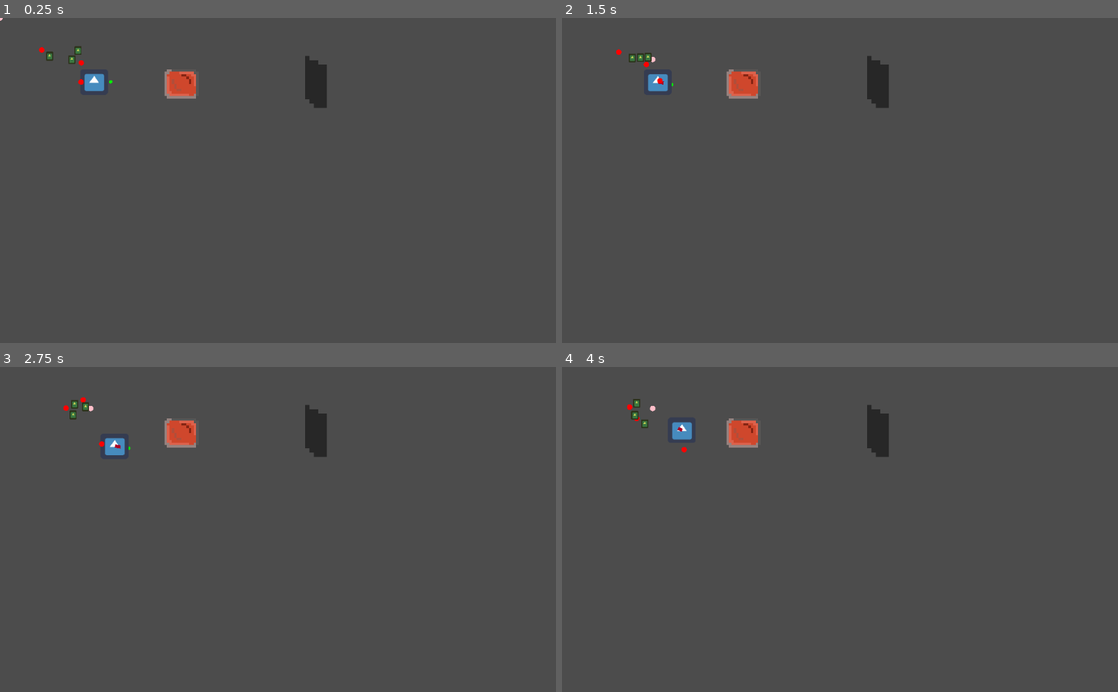
Above: before the commit, frames 1-4 (two rows, left to right).
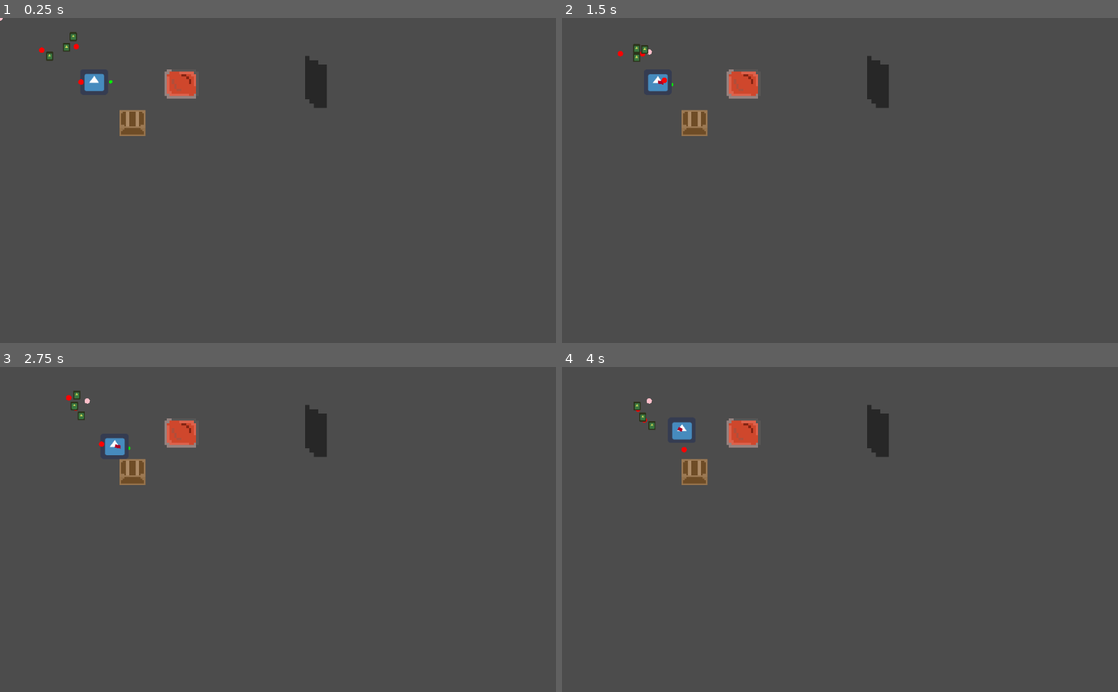
Above: after the commit, the same moments.

Repository: Cartogy/GWJ24
Game: Godot game, scene res://Levels/level_mock.tscn
The game is run twice, just before and just after one commit, with the same random seed, the same clock (stepped at 60 frames per second) and the same inputs. The project has no main scene, so this scene is started directly. The engine's default icon, where the game draws it, is replaced by a stand-in: a white triangle on a blue panel in a dark square.
Inputs (mouse positions are in pixels of both pictures, inside the frame that each line leads up to):
- Up to frame 1 (0.25 s): no input
- Up to frame 2 (1.5 s): move the mouse to (962, 164) at 0.52 s; hold Right (ui_right) 0.53-1.28 s; hold T (chick_cmd) 0.53-1.28 s; move the mouse to (728, 196) at 1.27 s; hold Down (ui_down) from 1.28 s (still down); tap G (duck_cmd) at 1.35 s
- Up to frame 3 (2.75 s): move the mouse to (333, 458) at 2.02 s; release Down (ui_down) at 2.03 s; hold Right (ui_right) from 2.03 s (still down); hold M (follow_cmd) from 2.03 s (still down)
- Up to frame 4 (4 s): move the mouse to (812, 594) at 2.77 s; release Right (ui_right) at 2.78 s; release M (follow_cmd) at 2.78 s; hold Up (ui_up) 2.78-3.53 s; click (812, 594) at 2.85 s; move the mouse to (1006, 578) at 3.52 s; hold Left (ui_left) from 3.53 s (still down); hold H (stay_cmd) from 3.53 s (still down)

The runs differ from the first frame. In frame 1, 0.5% of the frame differs, in the area x 7-27%, y 4-37%; in frame 2, 0.6%, in the area x 9-27%, y 7-37%; in frame 3, 0.6%; in frame 4, 0.6%.

Commit message:
Added boxes. Only works for ducks + needs improvement

Diff:
--- a/Levels/level_mock.tscn
+++ b/Levels/level_mock.tscn
@@ -1,8 +1,9 @@
-[gd_scene load_steps=4 format=2]
+[gd_scene load_steps=5 format=2]
 
 [ext_resource path="res://Scenes/DuckChickControl.tscn" type="PackedScene" id=1]
 [ext_resource path="res://Scenes/Switch/Switch.tscn" type="PackedScene" id=2]
 [ext_resource path="res://Scenes/Effects/Door/DoorEffect.tscn" type="PackedScene" id=3]
+[ext_resource path="res://Scenes/Box/Box.tscn" type="PackedScene" id=4]
 
 [node name="Node2D" type="Node2D"]
 
@@ -15,12 +16,22 @@
 [node name="Data" parent="DuckChickControl/PlayerController" index="0"]
 duck_attached_speed = 50.0
 
+[node name="Chick2" parent="DuckChickControl/FlockManager" index="1"]
+position = Vector2( 130.005, 53.7254 )
+
+[node name="Chick3" parent="DuckChickControl/FlockManager" index="2"]
+position = Vector2( 131.787, 27.8893 )
+
 [node name="DoorEffect" parent="." instance=ExtResource( 3 )]
 position = Vector2( 577.814, 102.387 )
 scale = Vector2( 8, 8 )
 effect_type = 1
 switch_path = NodePath("../Switch")
 
+[node name="Box" parent="." instance=ExtResource( 4 )]
+position = Vector2( 244.463, 194.494 )
+scale = Vector2( 3, 3 )
+
 [editable path="DuckChickControl"]
 
 [editable path="DuckChickControl/PlayerController"]
--- /dev/null
+++ b/Scenes/Box/Box.tscn
@@ -0,0 +1,27 @@
+[gd_scene load_steps=5 format=2]
+
+[ext_resource path="res://Scenes/Box/box.gd" type="Script" id=1]
+[ext_resource path="res://Textures/Box/Box.png" type="Texture" id=2]
+
+[sub_resource type="RectangleShape2D" id=1]
+extents = Vector2( 7.93501, 7.86597 )
+
+[sub_resource type="RectangleShape2D" id=2]
+extents = Vector2( 8.08383, 8.01479 )
+
+[node name="Box" type="KinematicBody2D"]
+script = ExtResource( 1 )
+
+[node name="Sprite" type="Sprite" parent="."]
+texture = ExtResource( 2 )
+
+[node name="CollisionShape2D" type="CollisionShape2D" parent="."]
+shape = SubResource( 1 )
+
+[node name="Area2D" type="Area2D" parent="."]
+
+[node name="CollisionShape2D" type="CollisionShape2D" parent="Area2D"]
+modulate = Color( 0, 0, 0, 1 )
+shape = SubResource( 2 )
+[connection signal="body_entered" from="Area2D" to="." method="_on_Area2D_body_entered"]
+[connection signal="body_exited" from="Area2D" to="." method="_on_Area2D_body_exited"]
--- /dev/null
+++ b/Scenes/Box/box.gd
@@ -0,0 +1,76 @@
+extends KinematicBody2D
+
+class_name Box
+
+var pushers = []
+var avg_force_pos = Vector2.ZERO
+
+func _physics_process(delta):
+	if pushers.empty() == false:
+		avg_force_pos = avg_global_pos(pushers)
+		var vector_sum_direction = get_vector_sum(pushers)
+		print(vector_sum_direction)
+		#print(avg_push_pos)
+		apply_force(vector_sum_direction, avg_force_pos)
+
+func push(velocity: Vector2) -> void:
+	move_and_slide(velocity, Vector2.ZERO)
+
+func _on_Area2D_body_entered(body):
+
+	if body as VectorMovement:
+		print(body.name)
+		pushers.append(body)
+	if body as Chick:
+		print(body.name)
+
+func apply_force(motion, force_pos):
+	if is_opposite_direction(motion, force_pos) && hor_vert_vector(motion):
+		print("Apply Force")
+		push(motion.normalized() * 200)
+
+func get_vector_sum(forces) -> Vector2:
+	var sum_vs = Vector2.ZERO
+	var total = 0
+	for f in forces:
+		sum_vs = f.get_desired_direction_v()
+		total = 1
+
+	return (sum_vs / total).normalized()
+
+func avg_global_pos(force_makers) -> Vector2:
+	var sum_ps = Vector2.ZERO
+	var total = 0
+	for f in force_makers:
+		sum_ps += f.get_global_position()
+		total += 1
+	return sum_ps / total
+
+func hor_vert_vector(motion: Vector2) -> bool:
+	if motion != null:
+		if abs(motion.x) + abs(motion.y) > 1:
+			return false
+		else:
+			return true
+	else:
+		return false
+
+func is_opposite_direction(motion: Vector2, pusher_pos: Vector2) -> bool:
+	var against_v = get_global_position() - pusher_pos	# Vector from pusher_pos to the centre of the box
+	var dot_val = against_v.dot(motion)		# determines if the directed force vector is towards the cetner of the box
+
+	if dot_val <= 0:
+		return false
+	return true
+
+
+
+func _on_Area2D_body_exited(body):
+	if body as VectorMovement:
+		pushers.erase(body)
+
+func _process(delta):
+	update()
+
+func _draw():
+	draw_circle(avg_force_pos - get_global_position(), 2, Color.pink)
--- a/Scenes/Chick/Chick.tscn
+++ b/Scenes/Chick/Chick.tscn
@@ -9,9 +9,6 @@
 
 [sub_resource type="RectangleShape2D" id=1]
 extents = Vector2( 6.96775, 8.3037 )
-
-[sub_resource type="RectangleShape2D" id=2]
-extents = Vector2( 7.625, 8.5 )
 
 [node name="Chick" type="KinematicBody2D" groups=[
 "Chick",
@@ -42,10 +39,3 @@
 [node name="Flock" type="Node" parent="StateMachine"]
 script = ExtResource( 6 )
 NAME = "Flock"
-
-[node name="Area2D" type="Area2D" parent="."]
-
-[node name="CollisionShape2D" type="CollisionShape2D" parent="Area2D"]
-modulate = Color( 0, 0, 0, 1 )
-shape = SubResource( 2 )
-[connection signal="body_entered" from="Area2D" to="." method="_on_Area2D_body_entered"]
--- a/Scenes/Chick/chick.gd
+++ b/Scenes/Chick/chick.gd
@@ -1,8 +1,9 @@
-extends KinematicBody2D
+extends "../ScriptClasses/vector_movement.gd"
 
+class_name Chick
 
 export (NodePath) var duck_path
-var lead	# the entity that it will follow
+var lead : VectorMovement	# the entity that it will follow
 onready var goal_point = Vector2.ZERO	# horde behaviour
 var gap
 
@@ -10,8 +11,6 @@
 var speed = 2 # Default
 
 var circle_point = Vector2()
-
-var direction
 
 func _ready():
 	pass
@@ -57,13 +56,6 @@
 	if chick_distance_away < distance_away:
 		lead = chick
 
-func get_direction():
-	return direction
-
-func set_direction(val):
-	direction = val
-
-
 func _on_Area2D_body_entered(body):
 	var kin = body
 
--- a/Scenes/Chick/flock_state.gd
+++ b/Scenes/Chick/flock_state.gd
@@ -13,7 +13,7 @@
 func update(delta):
 	if chick.goal_point != null:
 		velocity = to_goal(chick.get_global_position(), chick.goal_point, chick.MAX_DISTANCE, chick.speed)
-
+		chick.set_desired_direction_v(velocity)
 	chick.move_and_slide(velocity)
 
 func input_handler():
--- a/Scenes/Chick/follow.gd
+++ b/Scenes/Chick/follow.gd
@@ -6,7 +6,7 @@
 
 var goal = Vector2()
 
-var direction = Vector2()
+#var direction = Vector2()
 
 func enter():
 	pass
@@ -22,7 +22,7 @@
 
 	# change direction of chick if moving.
 	if direction != Vector2.ZERO:
-		chick.direction = direction
+		chick.set_forward_v(direction)
 
 
 ## Main function to follow lead ##
@@ -42,7 +42,7 @@
 
 
 func calculate_destination(leader, gap):
-	var position =  leader.get_global_position() - leader.get_direction().normalized() * leader.get_gap()	# Position behind lead
+	var position =  leader.get_global_position() - leader.get_forward_v().normalized() * leader.get_gap()	# Position behind lead
 
 	return position
 
--- a/Scenes/Duck/Duck.tscn
+++ b/Scenes/Duck/Duck.tscn
@@ -25,7 +25,7 @@
 } ]
 
 [sub_resource type="RectangleShape2D" id=2]
-extents = Vector2( 2.22383, 2.92996 )
+extents = Vector2( 2.25194, 2.03848 )
 
 [node name="Duck" type="KinematicBody2D"]
 position = Vector2( 141.54, 164.481 )
--- a/Scenes/Duck/duck.gd
+++ b/Scenes/Duck/duck.gd
@@ -1,11 +1,10 @@
-extends KinematicBody2D
+extends "../ScriptClasses/vector_movement.gd"
+
+class_name Duck
 
 var speed = 30	# default
 export (int) var radius
 export (float) var steering
-
-var forward_direction = Vector2(1, 0)	# Forward vector of the duck
-var desired_direction = Vector2.ZERO	# Direction to move towards
 
 func _ready():
 	if steering < 0.0:
@@ -14,9 +13,9 @@
 		steering = 1.0
 
 func change_direction(dir):
-	forward_direction = dir
+	set_forward_v(dir)
 
-	$ForwardRay.set_point_position(1, forward_direction * 4)
+	$ForwardRay.set_point_position(1, get_forward_v() * 4)
 
 func _process(delta):
 	update()	# Draw Circle
@@ -25,22 +24,16 @@
 	return radius
 
 func _draw():
-	draw_circle(forward_direction * 10, 1, Color.green)
-
-func get_direction():
-	return forward_direction
-
-func set_direction(val):
-	forward_direction = val
+	draw_circle(get_forward_v() * 10, 1, Color.green)
 
 
 
 func _on_DuckMovement_give_desired_direction(dir):
-	desired_direction = dir
+	set_desired_direction_v(dir)
 
 
 func _on_DuckMovement_stop_moving():
-	desired_direction = Vector2.ZERO
+	set_desired_direction_v(Vector2.ZERO)
 
 
 func _on_PlayerController_change_duck_speed(spd):
--- a/Scenes/Duck/movement.gd
+++ b/Scenes/Duck/movement.gd
@@ -9,7 +9,7 @@
 
 func _physics_process(delta):
 	# Calculate new forward vector
-	var forward = move_forward(duck.forward_direction, duck.desired_direction)
+	var forward = move_forward(duck.get_forward_v(), duck.get_desired_direction_v())
 
 	duck.move_and_slide(forward * duck.speed,Vector2(1,0))
 
--- a/Scenes/FlockManager/flock_manager.gd
+++ b/Scenes/FlockManager/flock_manager.gd
@@ -44,9 +44,10 @@
 		current_chick_state = state
 
 
-func update_goals(new_goal):
+func update_goals_dir(new_goal, dir):
 	for chick in chicks:
 		chick.goal_point = new_goal
+		chick.set_desired_direction_v(dir)
 
 func calculate_average_center():
 	var total_chicks = 0
@@ -65,8 +66,7 @@
 
 func _on_ChickHordeMovement_update_flock_center(dir, spd):
 	average_flock_center += dir.normalized() * spd
-	print(average_flock_center)
-	update_goals(average_flock_center)
+	update_goals_dir(average_flock_center, dir)
 
 
 func _on_ChickHordeMovement_calculate_flock_center_average():
--- a/Scenes/PlayerController/chick_controller.gd
+++ b/Scenes/PlayerController/chick_controller.gd
@@ -40,6 +40,5 @@
 	if Input.is_action_pressed("ui_left"):
 		velocity += Vector2(-1,0)
 
-	print(velocity)
 
 	return velocity
--- /dev/null
+++ b/Scenes/ScriptClasses/vector_movement.gd
@@ -0,0 +1,18 @@
+extends KinematicBody2D
+
+class_name VectorMovement
+
+onready var forward_v = Vector2(1,0)
+onready var desired_direction_v = Vector2.ZERO
+
+func set_forward_v(val: Vector2):
+	forward_v = val
+
+func get_forward_v() -> Vector2:
+	return forward_v
+
+func get_desired_direction_v() -> Vector2:
+	return desired_direction_v
+
+func set_desired_direction_v(val: Vector2):
+	desired_direction_v = val
--- a/Scenes/Switch/switch.gd
+++ b/Scenes/Switch/switch.gd
@@ -20,10 +20,12 @@
 	if cur_state != State.ON:
 		cur_state = State.ON
 		$AnimatedSprite.play("On")
+	if affect != null:
 		affect.switch_activated()
 
 func _on_Area2D_body_exited(body):
 	if cur_state == State.ON:
 		cur_state = State.OFF
 		$AnimatedSprite.play("Off")
+	if affect != null:
 		affect.switch_deactivated()
--- a/project.godot
+++ b/project.godot
@@ -9,13 +9,37 @@
 config_version=4
 
 _global_script_classes=[ {
+"base": "KinematicBody2D",
+"class": "Box",
+"language": "GDScript",
+"path": "res://Scenes/Box/box.gd"
+}, {
+"base": "",
+"class": "Chick",
+"language": "GDScript",
+"path": "res://Scenes/Chick/chick.gd"
+}, {
+"base": "",
+"class": "Duck",
+"language": "GDScript",
+"path": "res://Scenes/Duck/duck.gd"
+}, {
 "base": "Node2D",
 "class": "Switch",
 "language": "GDScript",
 "path": "res://Scenes/Switch/switch.gd"
+}, {
+"base": "KinematicBody2D",
+"class": "VectorMovement",
+"language": "GDScript",
+"path": "res://Scenes/ScriptClasses/vector_movement.gd"
 } ]
 _global_script_class_icons={
-"Switch": ""
+"Box": "",
+"Chick": "",
+"Duck": "",
+"Switch": "",
+"VectorMovement": ""
 }
 
 [application]
Not shown: 1 places in Scenes/Chick/Chick.tscn that only renumber resources
Binary file added: Textures/Box/Box.png
Not shown, added: Textures/Box/Box.png.import
Not shown, added: Documentation/switches_effects.md
